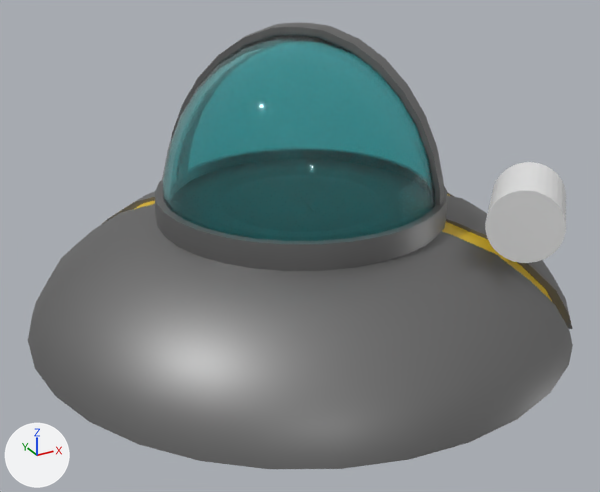
One commit to the Blender file Grafik/RickAndMorty skib.blend: the scene before it, then after it.
Both versions are drawn from a 50 mm lens placed at (-13.7, -24.8, 24.5), pointed at (-0.6, -0.9, 12.6). Lighting does not change. The marker at lower left points along +X, +Y and +Z.

The older version as bpy lines, for what is in view:
```python
me_cylinder_004 = bpy.data.meshes.new('Cylinder.004')
me_cylinder_004.from_pydata(...)  # a 32-sided cylinder along z spanning x -1.25..1.25, y -1.25..1.25, z -1.5..1.5
me_sphere_001 = bpy.data.meshes.new('Sphere.001')
me_sphere_001.from_pydata(...)  # 964 vertices, 1024 faces; spans x -5.0..5.0, y -5.0..5.0, z -2.05..7.45
me_sphere_001.polygons.foreach_set('use_smooth', [True] * 1024)
me_sphere_001.materials.append(mat_material_003)  # cyan #92fcff
me_sphere_006 = bpy.data.meshes.new('Sphere.006')
me_sphere_006.from_pydata(...)  # 117 vertices, 71 faces; spans x -0.6..0.6, y -0.42..9.57, z -0.22..3.99
me_sphere_006.polygons.foreach_set('use_smooth', [True] * 71)
me_sphere_006.materials.append(mat_material_001)  # yellow #e7c021
ob_cylinder_004 = bpy.data.objects.new('Cylinder.004', me_cylinder_004)
ob_cylinder_004.location = (5.58, -5.6, 14.34)
ob_cylinder_004.rotation_euler = (1.571, 0.0, -0.785)  # degrees (90, 0, -45)
ob_gullys_001 = bpy.data.objects.new('gullys.001', me_sphere_006)
ob_gullys_001.location = (0.1, -0.1, 9.99)
ob_gullys_001.rotation_euler = (0.0, 0.0, 3.927)  # degrees (0, 0, 225)
ob_kubbel = bpy.data.objects.new('kubbel', me_sphere_001)
ob_kubbel.location = (0.0, 0.0, 12.5)
# also in view: 'kubbel.001' at (0.0, 0.0, 12.4); 'terlarken' at (0.0, 0.0, 11.9); 'metaltop' at (0.0, 0.0, 15.3)
```
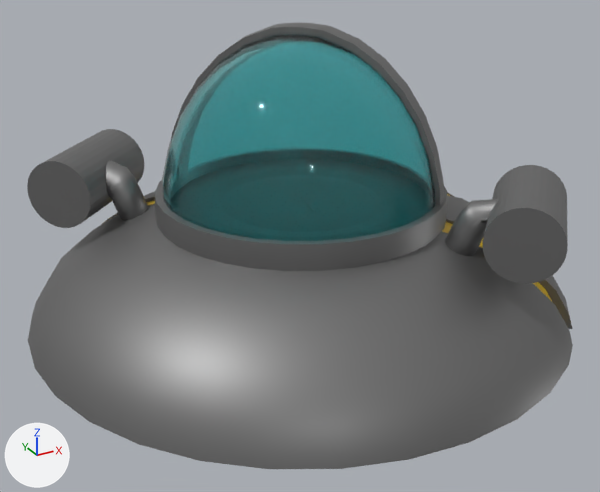
What differs and where, as boxes (x1, y1, x2, y2) in the pictures (600 x 492 px):
'Cylinder.004', recoloured, moved, rescaled (white to grey, 18% taller)
    before: (485, 162, 566, 263)
    after: (483, 165, 568, 284)
'Cylinder.006', added
    after: (27, 129, 144, 228)
'Cylinder.005', added
    after: (445, 199, 498, 256)
'Cylinder.007', added
    after: (106, 160, 149, 220)

Edits to the bpy script that builds the scene:
```text
Change me_cylinder_004:
    where me_cylinder_004.from_pydata(...)  # 64 vertices, 34 faces; spans x -1.25..1.25, y -1.25..1.25, z -1.5..1.5
    add me_cylinder_004.materials.append(mat_material_002)  # grey #838383
Add me_cylinder_007:
    me_cylinder_007.from_pydata(...)  # 150 vertices, 119 faces; spans x -0.71..0.88, y -0.92..0.72, z -0.5..2.02
    me_cylinder_007.polygons.foreach_set('use_smooth', [True] * 119)
    me_cylinder_007.materials.append(mat_material_002)  # grey #838383
Change ob_cylinder_004:
    ob_cylinder_004.location: (5.58, -5.6, 14.34) -> (4.95, -6.29, 14.34)
    ob_cylinder_004.scale: (1.0, 1.0, 1.0) -> (1.0, 1.0, 1.42)
Add ob_cylinder_007:
    ob_cylinder_007 = bpy.data.objects.new('Cylinder.007', me_cylinder_007)
    ob_cylinder_007.location = (-5.29, 3.53, 13.43)
    ob_cylinder_007.rotation_euler = (0.403, 0.408, -3.143)  # degrees (23, 23, -180)
Add ob_cylinder_006:
    ob_cylinder_006 = bpy.data.objects.new('Cylinder.006', me_cylinder_004.copy())  # the mesh of ob_cylinder_004
    ob_cylinder_006.location = (-6.31, 5.04, 14.34)
    ob_cylinder_006.rotation_euler = (1.571, 0.0, -0.785)  # degrees (90, 0, -45)
    ob_cylinder_006.scale = (1.0, 1.0, 1.42)
Add ob_cylinder_005:
    ob_cylinder_005 = bpy.data.objects.new('Cylinder.005', me_cylinder_007.copy())
    ob_cylinder_005.location = (3.45, -5.11, 13.43)
    ob_cylinder_005.rotation_euler = (0.403, 0.408, 0.0)  # degrees (23, 23, 0)
```
